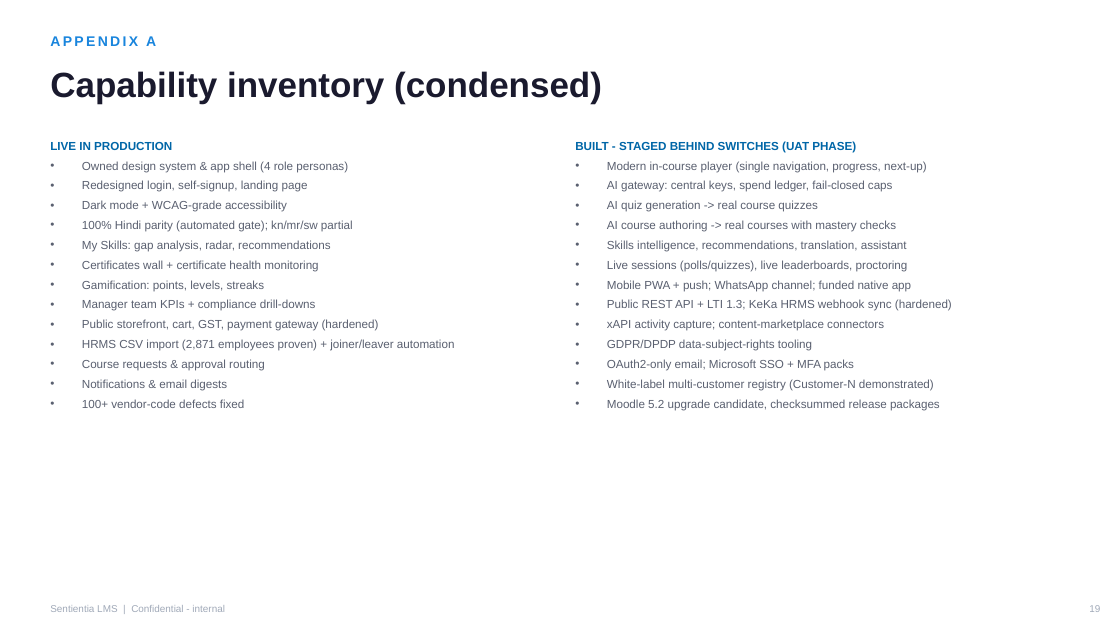
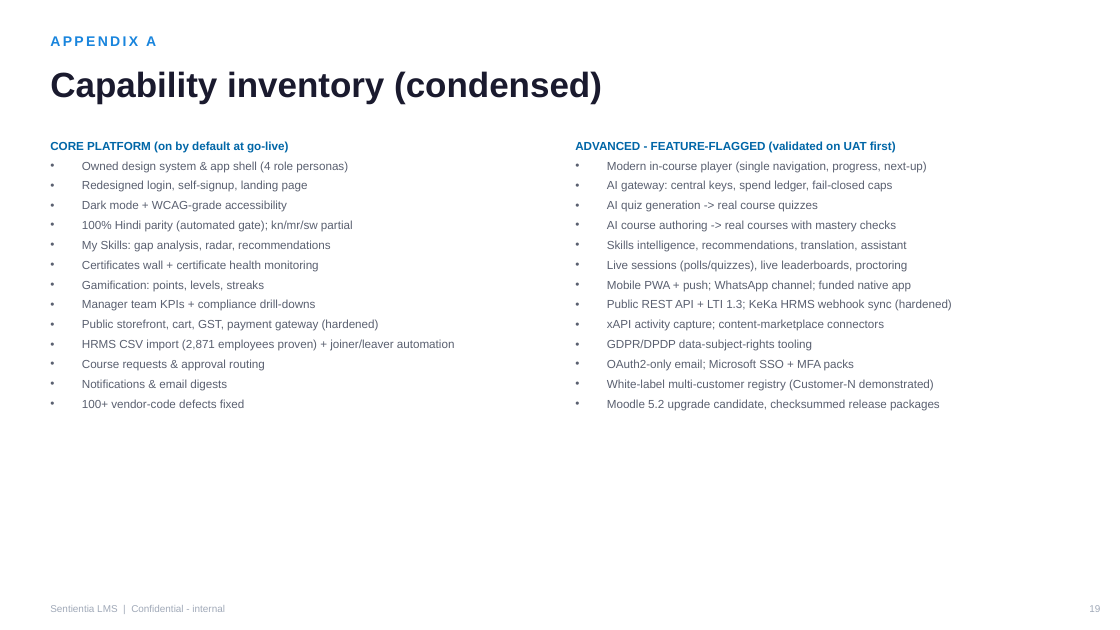
Before and after one commit to nitin-rajput-learning-tech/Airpay-Academy2.0, a slide deck: slide 19 of moodle-enhancement/docs/business/SENTIENTIA-EXECUTIVE-DECK-2026-08-21.pptx. Drawn at 1120x630 pixels with LibreOffice and Linux fonts; fonts in the diff are those of the drawing. Boxes give left, top, right and bottom in pixels: in the first picture for what was removed or moved away, otherwise in the second. Text is boxed around its words. In the diff, an @@ line names an element or a change of style, - is before the commit and + after.

```diff
--- a/moodle-enhancement/docs/business/SENTIENTIA-EXECUTIVE-DECK-2026-08-21.pptx
+++ b/moodle-enhancement/docs/business/SENTIENTIA-EXECUTIVE-DECK-2026-08-21.pptx
@@ text at (50,141,288,153): text changed @@
-LIVE IN PRODUCTION
+CORE PLATFORM (on by default at go-live)
@@ text at (575,141,896,153): text changed @@
-BUILT - STAGED BEHIND SWITCHES (UAT PHASE)
+ADVANCED - FEATURE-FLAGGED (validated on UAT first)
```
Also in this commit, not shown: 9 other slides changed, 1 other file.
